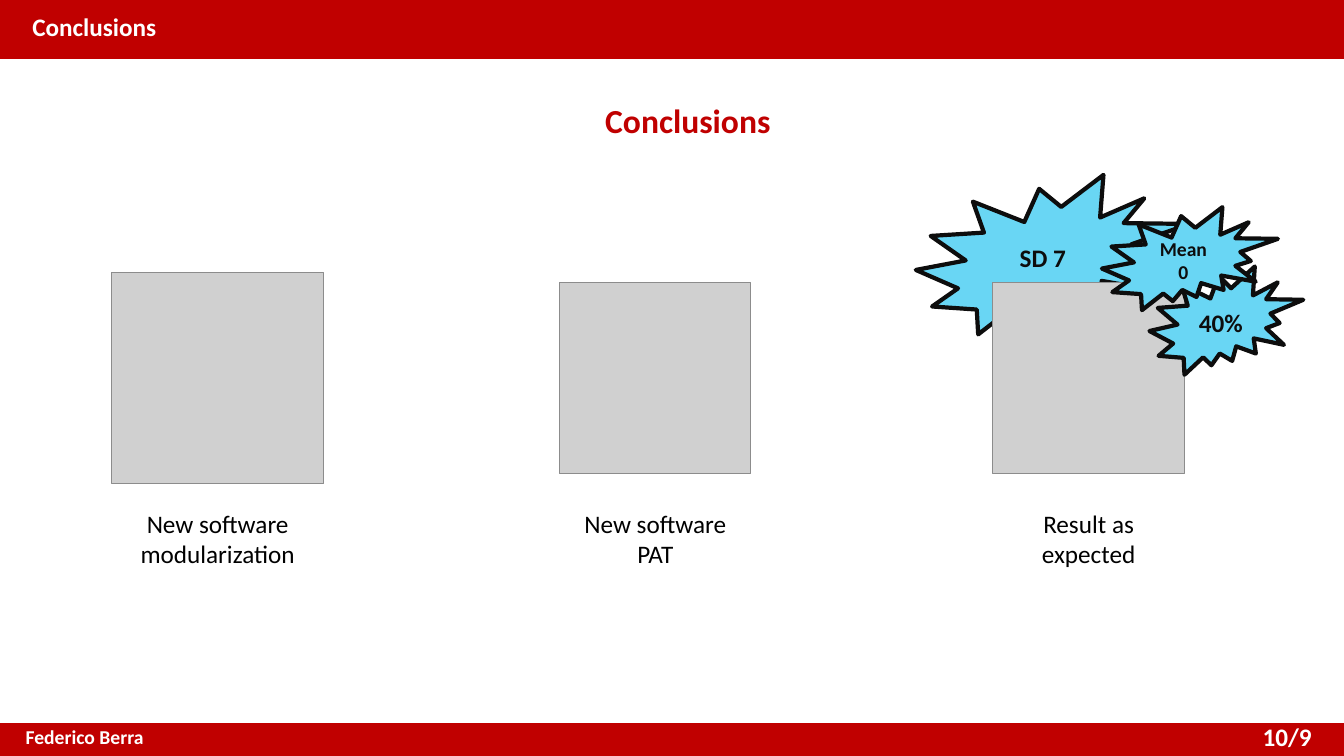
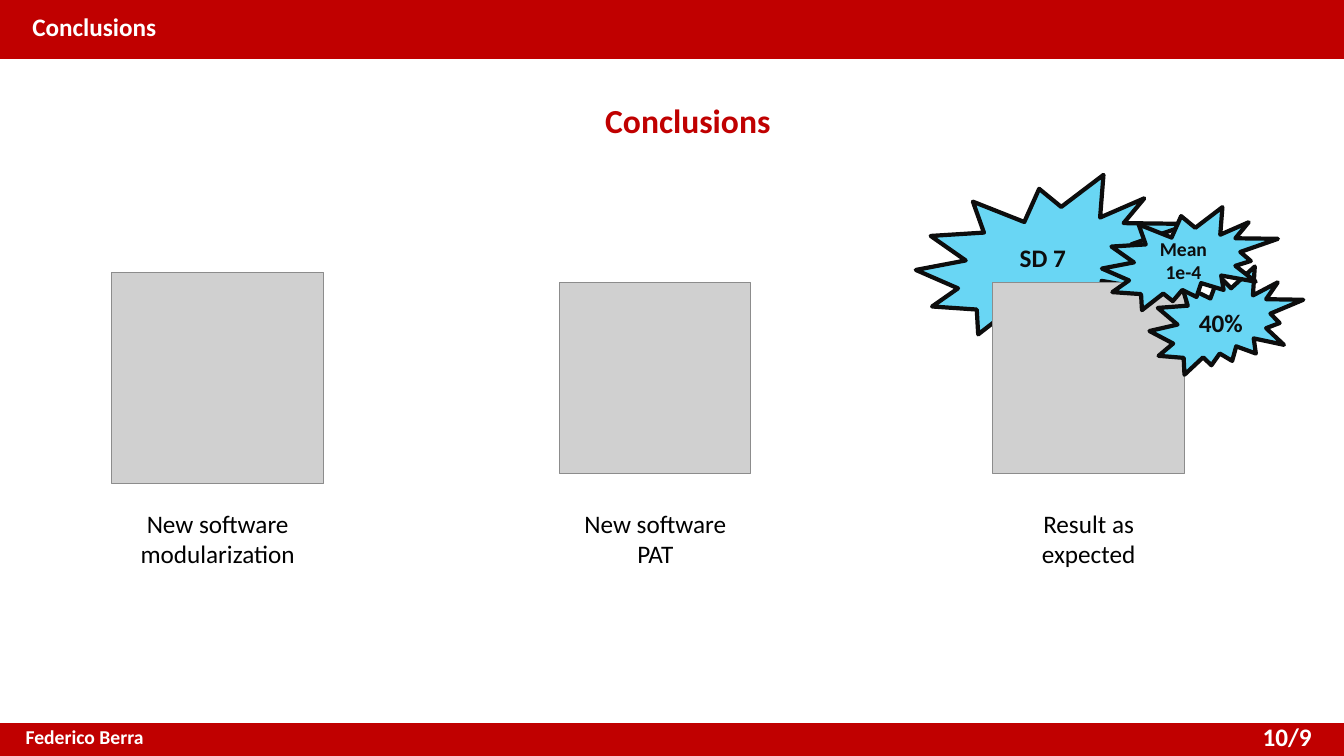
Before and after one commit to XaBerr/tesi-magistrale, a slide deck: slide 12 of presentazione_EN.pptx. Drawn at 1344x756 pixels with LibreOffice and Linux fonts; fonts in the diff are those of the drawing; grey boxes stand for pictures. Boxes give left, top, right and bottom in pixels: in the first picture for what was removed or moved away, otherwise in the second. Text is boxed around its words. In the diff, an @@ line names an element or a change of style, - is before the commit and + after.

Commit message:
Versione finale

```diff
--- a/presentazione_EN.pptx
+++ b/presentazione_EN.pptx
@@ text in irregular seal at [1160, 243, 1207, 285]: text changed @@
-Mean 0
+Mean 1e-4
```
